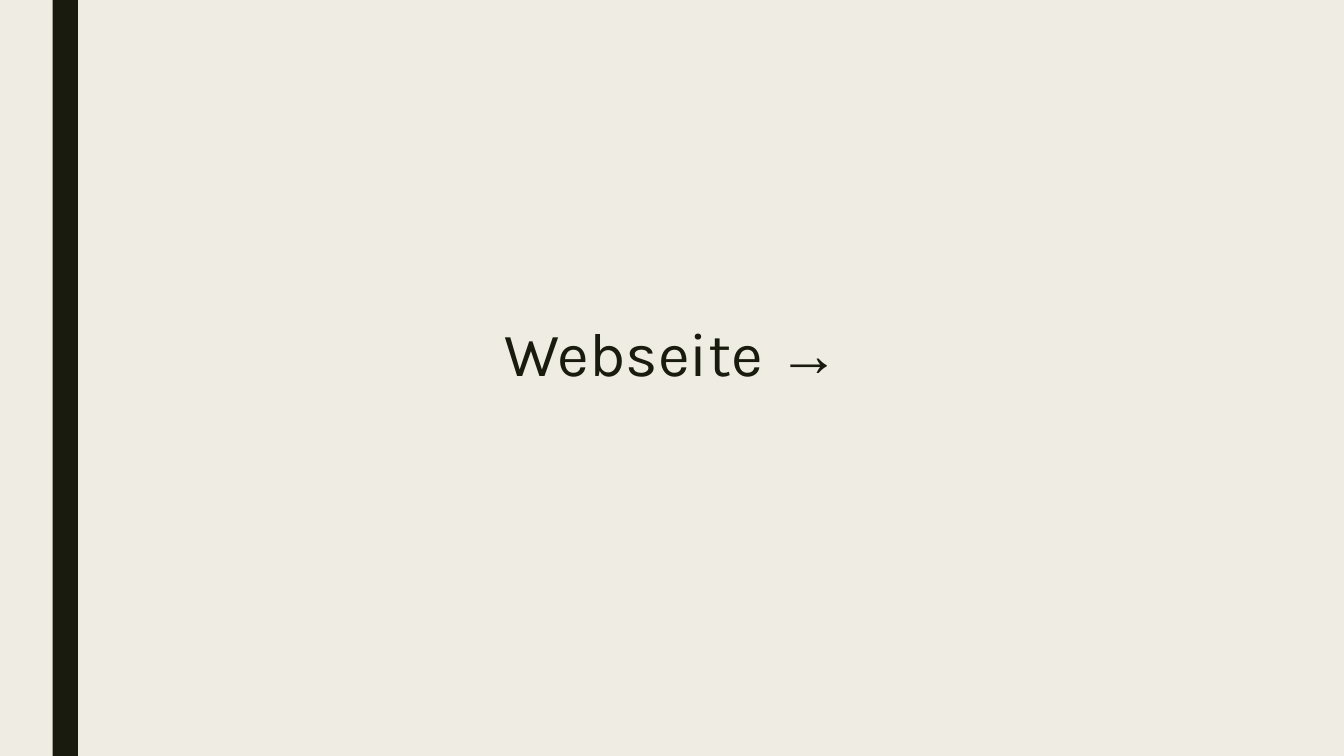
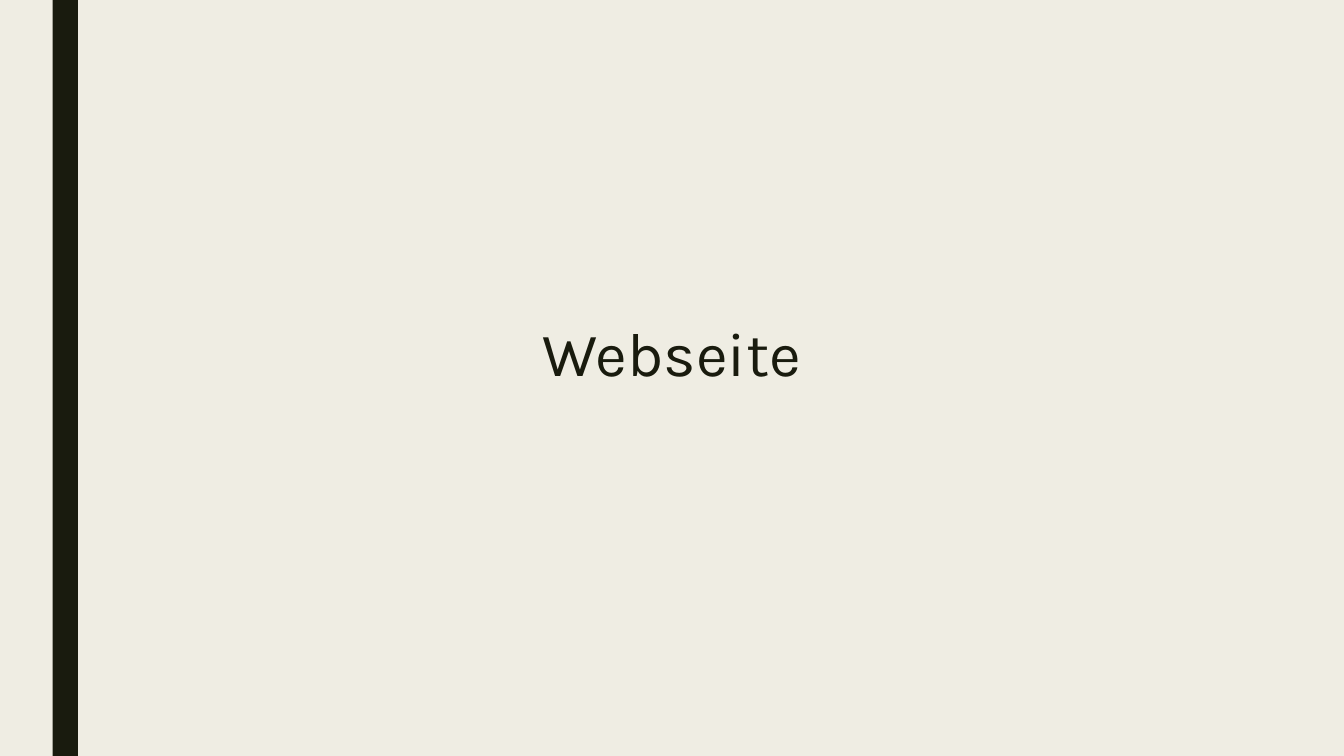
Before and after one commit to philippthuemler/WebEngineering_WordCounter, a slide deck: slide 7 of presentation_WordCounter.pptx. Drawn at 1344x756 pixels with LibreOffice and Linux fonts; fonts in the diff are those of the drawing. Boxes give left, top, right and bottom in pixels: in the first picture for what was removed or moved away, otherwise in the second. Text is boxed around its words. In the diff, an @@ line names an element or a change of style, - is before the commit and + after.

```diff
--- a/presentation_WordCounter.pptx
+++ b/presentation_WordCounter.pptx
@@ text at (x1=543, y1=333, x2=801, y2=377): text changed @@
-Webseite →
+Webseite
```
Also in this commit, not shown: 1 other slide changed, 4 slides added.
